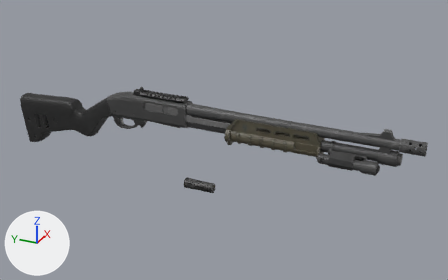
A saved change to the glTF model apps/web/public/hassault-weapon-shotgun.glb.
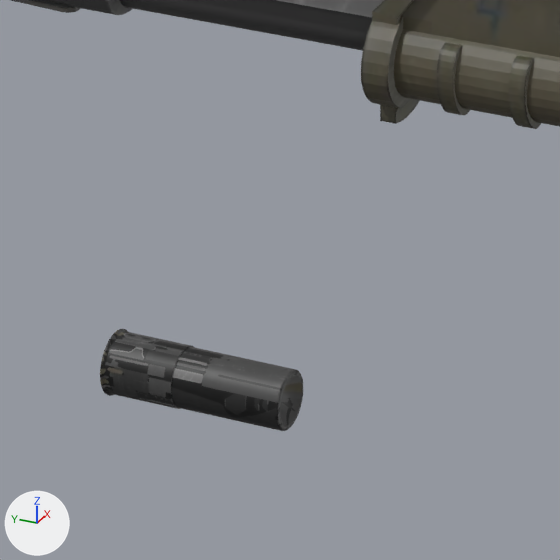
The first picture shows the older version from a 50 mm lens placed at (-3.37, -0.26, 2.11), pointed at (0.09, 1.29, 0.38). The close-ups show the older and then the newer version on the part from 38% to 57% of the width and 45% to 76% of the height of that picture. Only the edits that show in the close-ups are written down. The lights are fixed; the arrows at lower left show +X, +Y and +Z. Where no turn or scale is listed for an object, it has been applied to the vertices.

Script lines for the objects in view, before the commit:
```python
me_mesh_0 = bpy.data.meshes.new('Mesh_0')
me_mesh_0.from_pydata(...)  # 1290 vertices, 2568 faces; spans x -0.037..0.037, y -0.175..0.049, z -0.595..0.037
me_mesh_0.materials.append(mat_12g_shell)
me_mesh_1 = bpy.data.meshes.new('Mesh_1')
me_mesh_1.from_pydata(...)  # 12247 vertices, 25432 faces; spans x -0.12..0.08, y -1.54..1.36, z -0.41..0.17
me_mesh_1.materials.append(mat_r870_express_tactical)
ob_12_gauge_shell = bpy.data.objects.new('12_Gauge_Shell', me_mesh_0)
ob_12_gauge_shell.location = (0.023, 1.518, 0.595)
ob_remmington_870_express_tactical = bpy.data.objects.new('Remmington_870_Express_Tactical', me_mesh_1)
ob_remmington_870_express_tactical.location = (0.023, 1.539, 0.522)
```
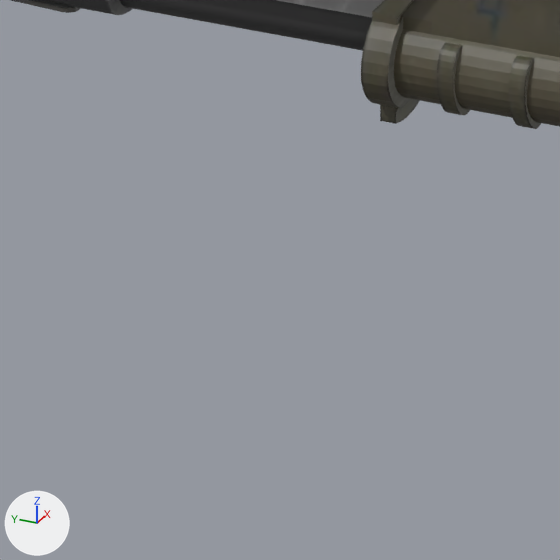
The newer file is also turned or shifted as a whole; pictures and numbers use the older file's frame.

Boxes [x1, y1, x2, y2] around the edits, measured in the close-ups (560 x 560 px):
'12_Gauge_Shell', deleted
    before: [100, 329, 303, 431]

What the commit changed:
Object '12_Gauge_Shell' (ob_12_gauge_shell) is deleted.
